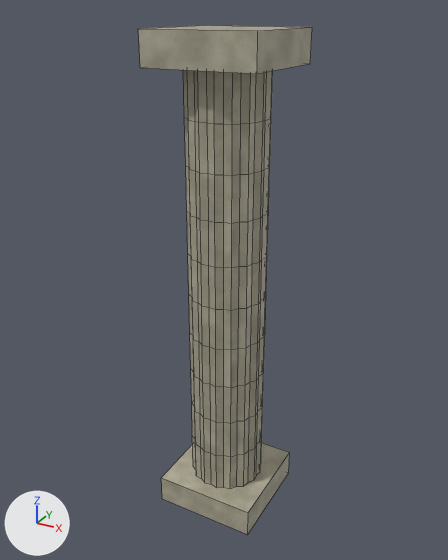
The FBX model src/bin/models/zonas/naufragios/columna.fbx, before and after one commit.
Both versions are drawn from a camera (50 mm lens) standing at (3.12, -5.76, 5.53) and looking at (-0.07, 0.03, 2.64). The lights are fixed; the arrows at lower left show +X, +Y and +Z. The older version comes first. Mesh edges are drawn as thin lines. Where no turn or scale is listed for an object, it has been applied to the vertices.

Names of what the first picture shows: 'columna'.
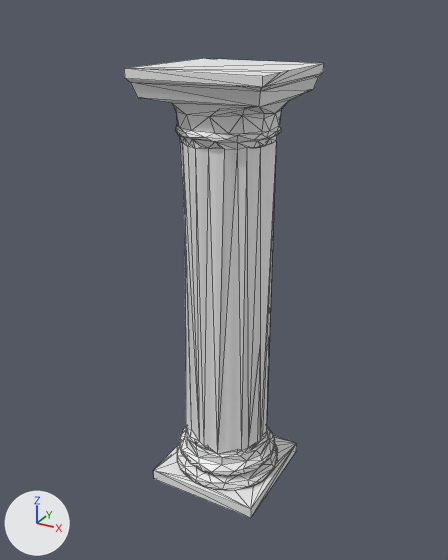
The change, as a list of edits to the scene's bpy script:
```text
Add img_columna_jpg:
    img_columna_jpg = load_image('columna.jpg', 'columna.jpg', 1024, 1024, 'sRGB')
Add mat_m_columna:
    mat_m_columna = principled_material('M_columna')
    mat_m_columna.texture = img_columna_jpg
Change me_columna:
    used by ob_columna; location = (0.0, 0.0, 0.0)
    remove me_columna.from_pydata(...)  # 368 vertices, 334 faces; spans x -0.62..0.62, y -0.62..0.63, z -0.35..5.35
    remove me_columna.materials.append(mat_m_piedra)  # picture img_piedra_jpg
    add me_columna.from_pydata(...)  # 354 vertices, 696 faces; spans x -0.74..0.74, y -0.74..0.74, z 0.0..5.0
    me_columna part 1: the loose piece of 352 vertices spanning x -0.44..0.44, y -0.44..0.44, z 0.0..5.0 is rebuilt with 354 vertices and now spans x -0.74..0.74, y -0.74..0.74, z 0.0..5.0, in mat_m_columna (picture img_columna_jpg)
    me_columna part 2: the loose piece of 8 vertices spanning x -0.62..0.62, y -0.62..0.62, z -0.35..0.0 is deleted
    me_columna part 3: the loose piece of 8 vertices spanning x -0.62..0.62, y -0.62..0.63, z 5.0..5.35 is deleted
    add me_columna.materials.append(mat_m_columna)  # picture img_columna_jpg
```

What differs and where, as boxes [x1, y1, x2, y2] in the pictures (448 x 560 px):
'columna', reshaped, recoloured (15% wider, 10% shorter): before [138, 25, 312, 534]; after [124, 58, 324, 518]
part 1 of me_columna, rebuilt (121% wider, 10% taller): before [183, 70, 273, 489]; after [124, 58, 324, 518]
part 2 of me_columna, deleted: before [161, 443, 290, 534]
part 3 of me_columna, deleted: before [138, 25, 312, 74]
